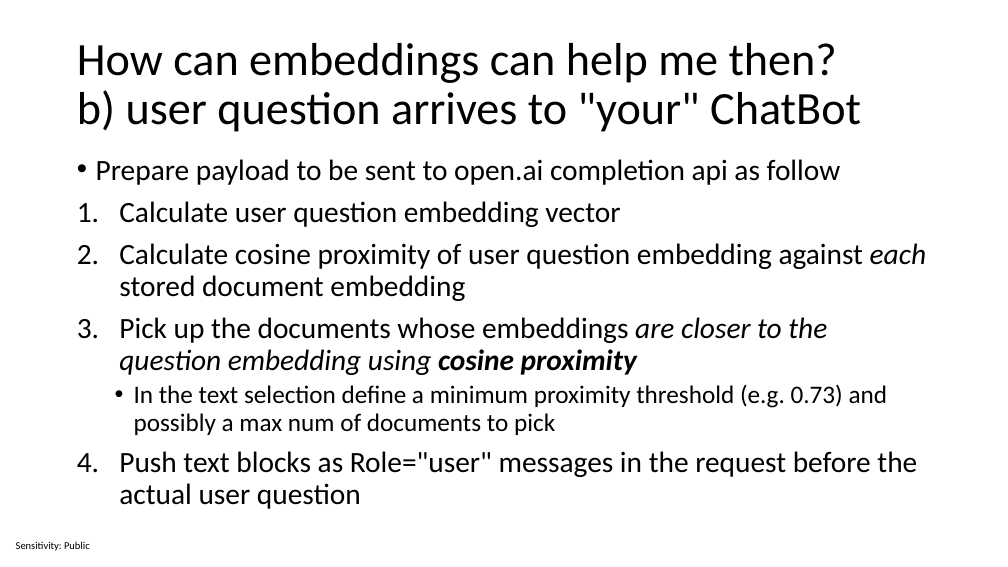
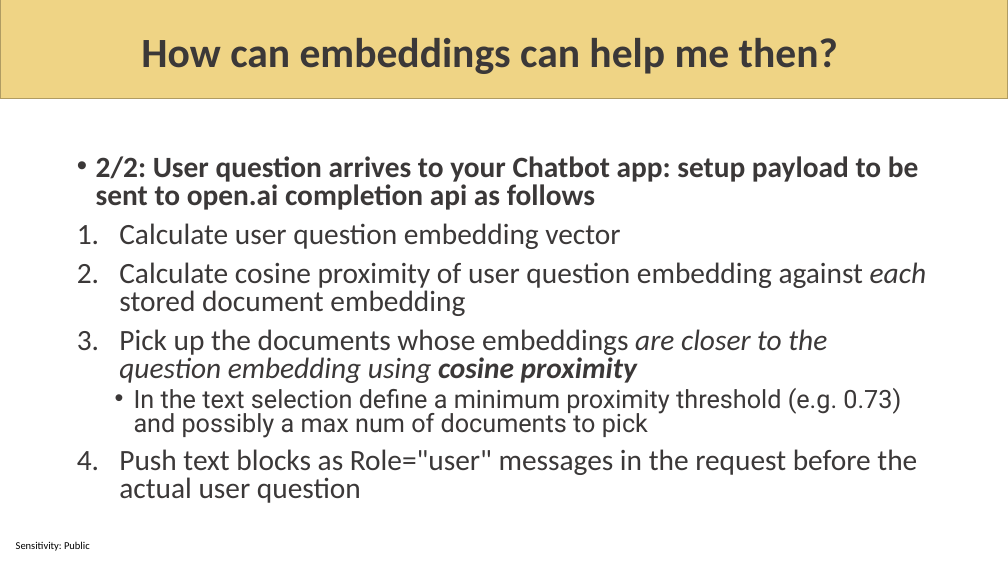
Before and after one commit to sabbadino/AzureDay2023Torino, a slide deck: slide 21 of sessions/room1_15_30/azure-day-ChatBot.pptx (slide 20 before the commit). Drawn at 1008x567 pixels with LibreOffice and Linux fonts; fonts in the diff are those of the drawing; background and template pictures are left out. Boxes give left, top, right and bottom in pixels: in the first picture for what was removed or moved away, otherwise in the second. Text is boxed around its words. In the diff, an @@ line names an element or a change of style, - is before the commit and + after.

Commit message:
work on slides on new template - open chat screen on start

```diff
--- a/sessions/room1_15_30/azure-day-ChatBot.pptx
+++ b/sessions/room1_15_30/azure-day-ChatBot.pptx
@@ rectangle added at [0,0,1008,99], fill #EFD485, outline #B19D62 1 pt @@
@@ title at [141,38,838,74]: text changed; size 44 to 39.6 pt; text colour #000000 to #3B3838; bold on @@
-How can embeddings can help me then?
-b) user question arrives to "your" ChatBot
+How can embeddings can help me then?
@@ text at [96,156,919,210]: text changed; text colour #000000 to #3B3838; bold on @@
-• Prepare payload to be sent to open.ai completion api as follow
+• 2/2: User question arrives to your Chatbot app: setup payload to be sent to open.ai completion api as follows
@@ text at [119,223,926,503]: text colour #000000 to #3B3838 in "Calculate user question embedding vector", "Calculate cosine proximity of user question embedding ...", "Pick up the documents whose embeddings are ...", "In the text selection define a minimum ..." and 1 more places; font Calibri to Roboto in "In the text selection define a minimum ..."; line spacing 0.9 to 0.8 @@
```
Also in this commit, not shown: 32 other slides changed, 5 slides added, 1 slide removed, 3 other files.
